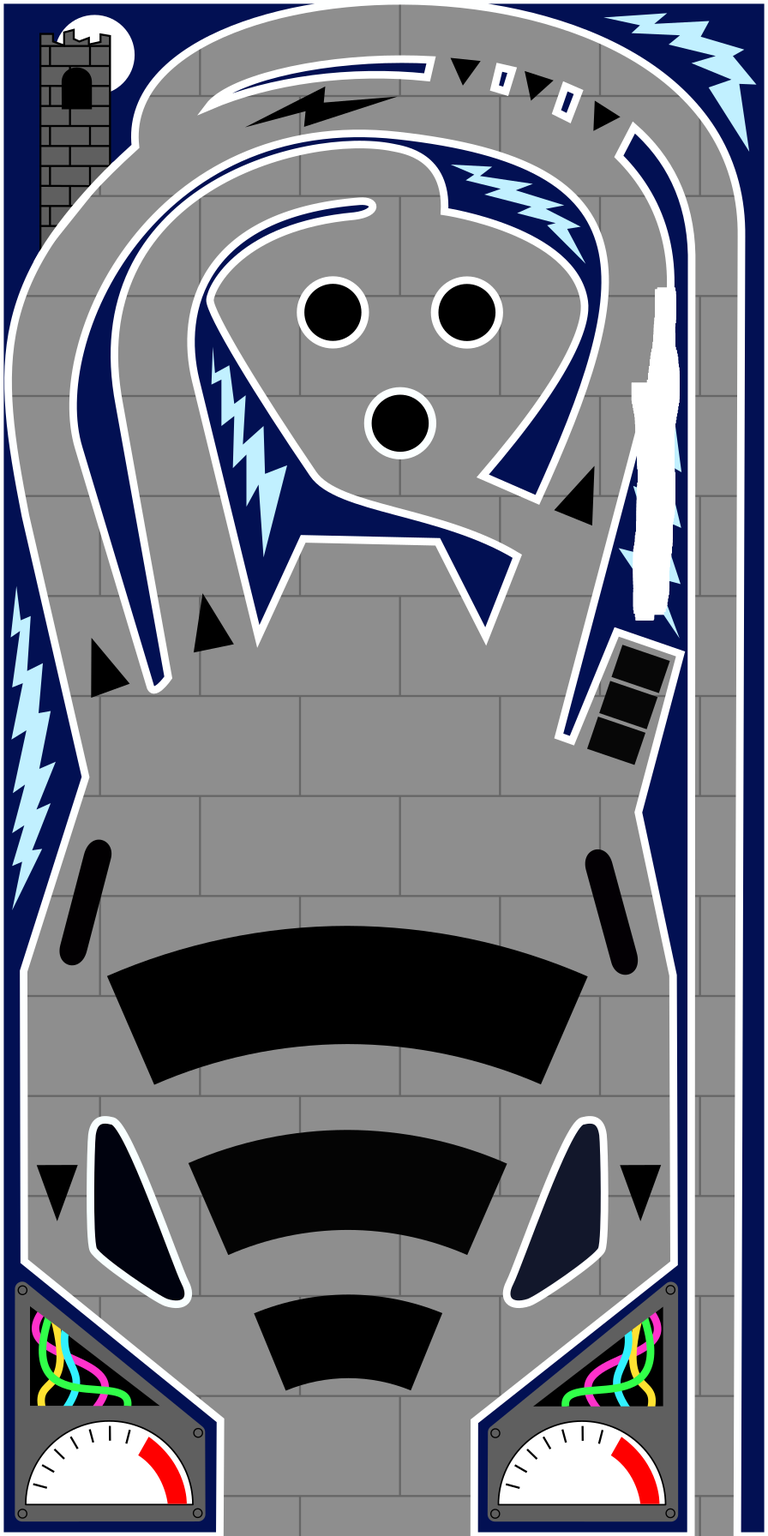
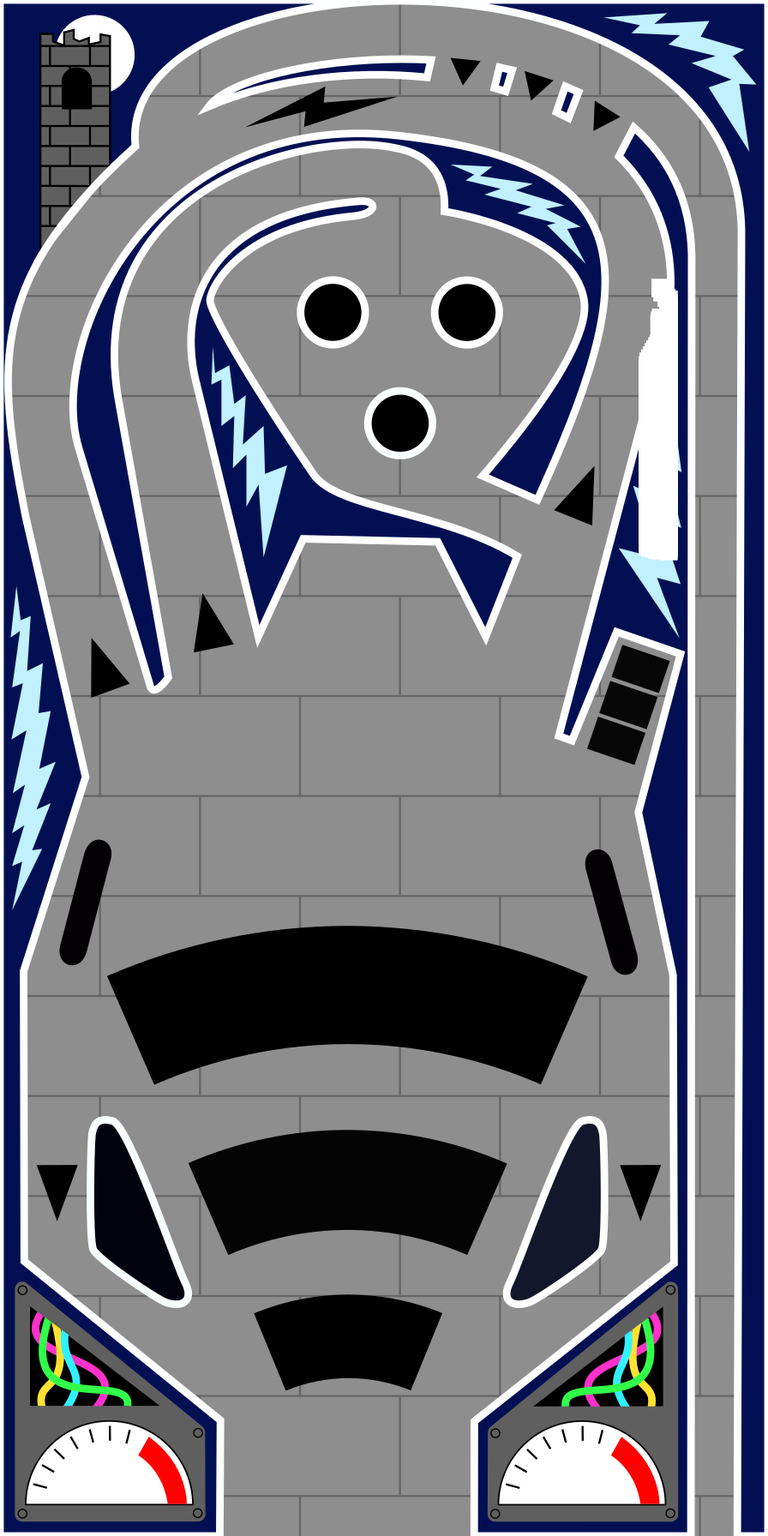
Layers edited between the first and the second w=768, h=1536 image:
painted on "table.png" over box(630, 278, 680, 621)
